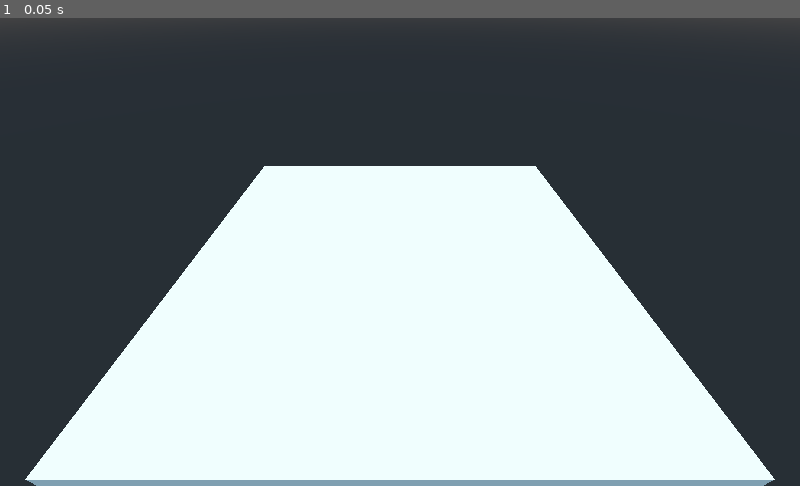
Above: before the commit, frame 1.
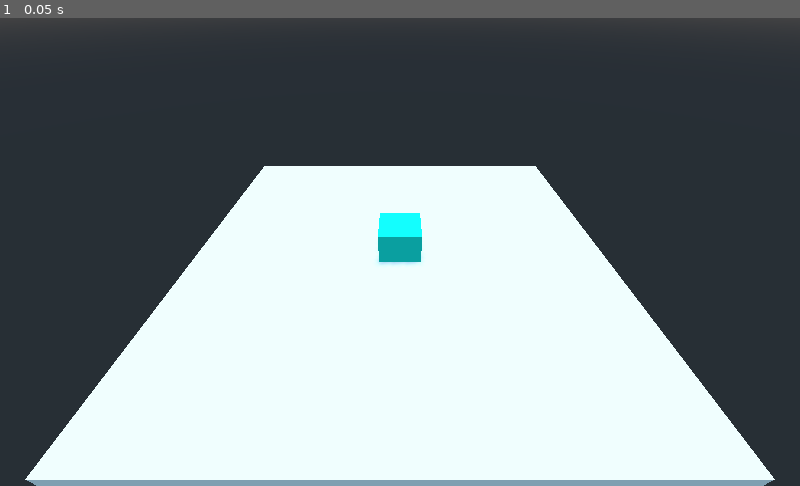
Above: after the commit, the same moment.

Repository: CFProjet/SpiritKingdom
Game: Godot game, scene res://scene/map/test.tscn
Two runs of this game, one before a commit and one after it. Both use one fixed random seed, a clock stepped at 60 frames per second and the inputs below. This scene is started directly instead of the project's main scene.
Inputs:
- Up to frame 1 (0.05 s): no input

The runs differ from the first frame. In frame 1, 0.6% of the frame differs, in the area x 47-53%, y 41-53%.

Commit message:
adding navmesh

Diff:
--- /dev/null
+++ b/game/scene/entity/player_test.gd
@@ -0,0 +1,22 @@
+extends Area
+
+
+var hauteur=Vector3(0,1,0)
+
+func get_direction(pos:Vector3,clickpos:Vector3):
+	var position:Vector3 = _intersect_pos(pos,clickpos)
+	return pos.direction_to(position)
+
+func get_distance(pos:Vector3,clickpos:Vector3):
+	var position:Vector3 = _intersect_pos(pos,clickpos)
+	return pos.distance_to(position)
+
+func _intersect_pos(pos:Vector3,clickpos:Vector3)->Vector3:
+	var position:Vector3
+	var space_state = get_world().direct_space_state
+	var result:Dictionary=space_state.intersect_ray(pos, clickpos, [self])
+	if result.has("position"):
+		position=result.position
+	else:
+		position=clickpos
+	return position-(clickpos-pos).normalized()
--- a/game/scene/entity/player_test.tscn
+++ b/game/scene/entity/player_test.tscn
@@ -1,33 +1,38 @@
-[gd_scene load_steps=6 format=2]
+[gd_scene load_steps=8 format=2]
 
-[sub_resource type="SpatialMaterial" id=2]
+[ext_resource path="res://scene/entity/player_test.gd" type="Script" id=1]
+
+[sub_resource type="SpatialMaterial" id=1]
 flags_unshaded = true
 albedo_color = Color( 1, 0, 0, 1 )
 
-[sub_resource type="SphereMesh" id=1]
-material = SubResource( 2 )
+[sub_resource type="SphereMesh" id=2]
+material = SubResource( 1 )
 
-[sub_resource type="ViewportTexture" id=5]
+[sub_resource type="ViewportTexture" id=3]
 viewport_path = NodePath("Viewport")
 
-[sub_resource type="SpatialMaterial" id=3]
+[sub_resource type="SpatialMaterial" id=4]
 resource_local_to_scene = true
 flags_transparent = true
 flags_unshaded = true
 flags_albedo_tex_force_srgb = true
 params_billboard_mode = 1
-albedo_texture = SubResource( 5 )
+albedo_texture = SubResource( 3 )
 
-[sub_resource type="QuadMesh" id=4]
+[sub_resource type="QuadMesh" id=5]
 resource_local_to_scene = true
-material = SubResource( 3 )
+material = SubResource( 4 )
 size = Vector2( 2, 2 )
 
-[node name="player_test" type="Spatial"]
+[sub_resource type="CylinderShape" id=6]
+
+[node name="player_test" type="Area"]
+script = ExtResource( 1 )
 
 [node name="model" type="MeshInstance" parent="."]
 transform = Transform( 1, 0, 0, 0, 1, 0, 0, 0, 1, 0, 1, 0 )
-mesh = SubResource( 1 )
+mesh = SubResource( 2 )
 material/0 = null
 
 [node name="Viewport" type="Viewport" parent="."]
@@ -50,5 +55,9 @@
 
 [node name="pseudo" type="MeshInstance" parent="."]
 transform = Transform( 1, 0, 0, 0, 1, 0, 0, 0, 1, 0, 3, 0 )
-mesh = SubResource( 4 )
+mesh = SubResource( 5 )
 material/0 = null
+
+[node name="CollisionShape" type="CollisionShape" parent="."]
+transform = Transform( 1, 0, 0, 0, 1, 0, 0, 0, 1, 0, 1, 0 )
+shape = SubResource( 6 )
--- a/game/scene/map/map.gd
+++ b/game/scene/map/map.gd
@@ -52,9 +52,15 @@
 				var myPlayer = entitys[CServer.userName];
 				var pos = StateManager.getRealVal(myPlayer.state, "position");
 				var speed = StateManager.getRealVal(myPlayer.state, "moveSpeed");
-				var direction = pos.direction_to(clickPos);
+				#var direction = pos.direction_to(clickPos);
+				#clickPos=$Navigation.get_closest_point(clickPos)
+				var path=($Navigation.get_simple_path(pos,clickPos))
+				print(path)
+				clickPos=path[1]
+				#clickPos=$Navigation.get_closest_point_to_segment(pos,clickPos)
+				var direction=pos.direction_to(clickPos)
 				# * 1000 CAR EN MILLISECONDE
-				var duration = 1000 * clickPos.distance_to(pos) / speed;
+				var duration = 1000 * pos.distance_to(clickPos)/ speed;
 				CServer.movePlayer(direction, duration);
 #RECUPERE LA POSITION 3D VISEE PAR LA SOURIS
 func get_3d_mouse_pos(mouse_pos):
--- a/game/scene/map/test.tscn
+++ b/game/scene/map/test.tscn
@@ -1,7 +1,11 @@
-[gd_scene load_steps=5 format=2]
+[gd_scene load_steps=8 format=2]
 
 [ext_resource path="res://scene/map/map.gd" type="Script" id=1]
-[ext_resource path="res://scene/map/test2D.gd" type="Script" id=2]
+
+[sub_resource type="NavigationMesh" id=6]
+vertices = PoolVector3Array( -1.3, 1.2, -1.6, 0.200001, 1.2, -1.6, 0.200001, 1.2, -9.4, -9.4, 1.2, -0.0999994, -1.6, 1.2, -0.0999994, -1.3, 1.2, -1.6, 0.200001, 1.2, -9.4, -9.4, 1.2, -9.4, 0.200001, 1.2, -9.4, 0.200001, 1.2, -1.6, 1.4, 1.2, -1.6, 1.4, 1.2, -1.6, 1.7, 1.2, -0.0999994, 9.5, 1.2, -0.0999994, 9.5, 1.2, -9.4, 0.200001, 1.2, -9.4, -1.6, 1.2, 1.4, -1.6, 1.2, -0.0999994, -9.4, 1.2, -0.0999994, 0.200001, 1.2, 9.5, 0.200001, 1.2, 1.7, -1.6, 1.2, 1.4, -1.6, 1.2, 1.4, -9.4, 1.2, -0.0999994, -9.4, 1.2, 9.5, 0.200001, 1.2, 9.5, 9.5, 1.2, -0.0999994, 1.7, 1.2, -0.0999994, 1.7, 1.2, 1.4, 1.7, 1.2, 1.4, 0.200001, 1.2, 1.7, 0.200001, 1.2, 9.5, 9.5, 1.2, 9.5, 9.5, 1.2, -0.0999994 )
+polygons = [ PoolIntArray( 2, 1, 0 ), PoolIntArray( 7, 6, 3 ), PoolIntArray( 3, 6, 5 ), PoolIntArray( 3, 5, 4 ), PoolIntArray( 10, 9, 8 ), PoolIntArray( 15, 14, 11 ), PoolIntArray( 11, 14, 12 ), PoolIntArray( 12, 14, 13 ), PoolIntArray( 18, 17, 16 ), PoolIntArray( 21, 20, 19 ), PoolIntArray( 25, 24, 22 ), PoolIntArray( 22, 24, 23 ), PoolIntArray( 28, 27, 26 ), PoolIntArray( 33, 32, 29 ), PoolIntArray( 29, 32, 30 ), PoolIntArray( 30, 32, 31 ) ]
+cell/height = 0.1
 
 [sub_resource type="CubeMesh" id=1]
 size = Vector3( 20, 2, 20 )
@@ -9,36 +13,46 @@
 [sub_resource type="BoxShape" id=2]
 extents = Vector3( 10, 1, 10 )
 
+[sub_resource type="SpatialMaterial" id=4]
+albedo_color = Color( 0, 1, 0.905882, 1 )
+
+[sub_resource type="CubeMesh" id=3]
+material = SubResource( 4 )
+
+[sub_resource type="BoxShape" id=5]
+
 [node name="test" type="Spatial"]
 script = ExtResource( 1 )
 
-[node name="StaticBody" type="StaticBody" parent="."]
+[node name="Navigation" type="Navigation" parent="."]
 
-[node name="MeshInstance" type="MeshInstance" parent="StaticBody"]
+[node name="NavigationMeshInstance" type="NavigationMeshInstance" parent="Navigation"]
+navmesh = SubResource( 6 )
+
+[node name="StaticBody" type="StaticBody" parent="Navigation/NavigationMeshInstance"]
+
+[node name="MeshInstance" type="MeshInstance" parent="Navigation/NavigationMeshInstance/StaticBody"]
 mesh = SubResource( 1 )
 material/0 = null
 
-[node name="CollisionShape" type="CollisionShape" parent="StaticBody"]
+[node name="CollisionShape" type="CollisionShape" parent="Navigation/NavigationMeshInstance/StaticBody"]
 shape = SubResource( 2 )
+
+[node name="MeshInstance2" type="MeshInstance" parent="Navigation/NavigationMeshInstance/StaticBody"]
+transform = Transform( 1, 0, 0, 0, 1, 0, 0, 0, 1, 0, 1.5, 0 )
+mesh = SubResource( 3 )
+material/0 = null
+
+[node name="CollisionShape2" type="CollisionShape" parent="Navigation/NavigationMeshInstance/StaticBody"]
+transform = Transform( 1, 0, 0, 0, 1, 0, 0, 0, 1, 0, 1.5, 0 )
+shape = SubResource( 5 )
 
 [node name="Camera" type="Camera" parent="."]
 transform = Transform( 1, 0, 0, 0, 0.78523, 0.619204, 0, -0.619204, 0.78523, 0, 11.2851, 13.24 )
 
 [node name="UID" type="CanvasLayer" parent="."]
 
-[node name="test2D" type="Node2D" parent="."]
-script = ExtResource( 2 )
-
-[node name="input" type="Control" parent="test2D"]
-margin_right = 1029.0
-margin_bottom = 597.0
-mouse_filter = 1
-__meta__ = {
-"_edit_use_anchors_": false
-}
-
 [node name="DirectionalLight" type="DirectionalLight" parent="."]
 transform = Transform( 0.57589, 0.817527, 5.401e-09, 0.0660201, -0.0465065, 0.996734, 0.814857, -0.574009, -0.0807558, 0, 3.48809, 0 )
 light_energy = 0.5
 shadow_enabled = true
-[connection signal="gui_input" from="test2D/input" to="test2D" method="_on_input_gui_input"]
--- a/game/scene/map/test2D.gd
+++ /dev/null
@@ -1,62 +0,0 @@
-extends Node2D
-
-var playerPFB = preload("res://scene2D/test/player2D.tscn");
-
-var entitys = {};
-
-func addEntity(id, state):
-	var newEntity = playerPFB.instance();
-	newEntity.get_node("name").bbcode_text = '[center]' + id;
-	add_child(newEntity);
-	entitys[id] = {node = newEntity, state = state};
-
-	# On initialise la position
-	var pos = StateManager.getRealVal(state, "position");
-	newEntity.position.x = pos.x;
-	newEntity.position.y = pos.y;
-
-# ON RECOIT UNE MISE A JOUR SEULEMENT LORSQUE C'EST NECESSAIRE
-func refreshEntity(entityTab):
-	# POUR TOUTE LES ENTYTY ENVIRONNENTE ENVOYER PAR LE SERVER
-	for k in entityTab:
-		var state = entityTab[k];
-		# Si l'entity est déjà affiché, je met seulement a jour l'etat
-		if entitys.has(k):
-			entitys[k].state = state;
-		# Sinon je la créer et la stock dans players
-		else:
-			addEntity(k, state);
-
-	# ON SUPPRIME LES ENTITYS DISPARUES
-	for k in entitys:
-		if !entityTab.has(k):
-			entitys[k].node.queue_free();
-			entitys.erase(k);
-
-
-
-
-
-
-# ON MET A JOUR LES ENTITYS A CHAQUE TICK EN CALCULANT LES INTERPOLATION D'ETAT
-func _process(delta):
-	for k in entitys:
-		var entity = entitys[k];
-		var newPos = StateManager.getRealVal(entity.state, "position");
-		entity.node.position.x = newPos.x;
-		entity.node.position.y = newPos.y;
-
-
-
-# CONTROL A LA SOURIS DE SON PERSONNAGE
-func _on_input_gui_input(event : InputEvent):
-	if event is InputEventMouseButton && event.is_pressed() && event.button_index == BUTTON_LEFT:
-		var clickPos = Vector3(event.position.x, event.position.y, 0);
-		if entitys.has(CServer.userName):
-			var myPlayer = entitys[CServer.userName];
-			var pos = StateManager.getRealVal(myPlayer.state, "position");
-			var speed = StateManager.getRealVal(myPlayer.state, "moveSpeed");
-			var direction = pos.direction_to(clickPos);
-			# * 1000 CAR EN MILLISECONDE
-			var duration = 1000 * clickPos.distance_to(pos) / speed;
-			CServer.movePlayer(direction, duration);
Binary file added: game/icon.png
Not shown, added: game/icon.png.import
Not shown, added: screen/20112019.gif
